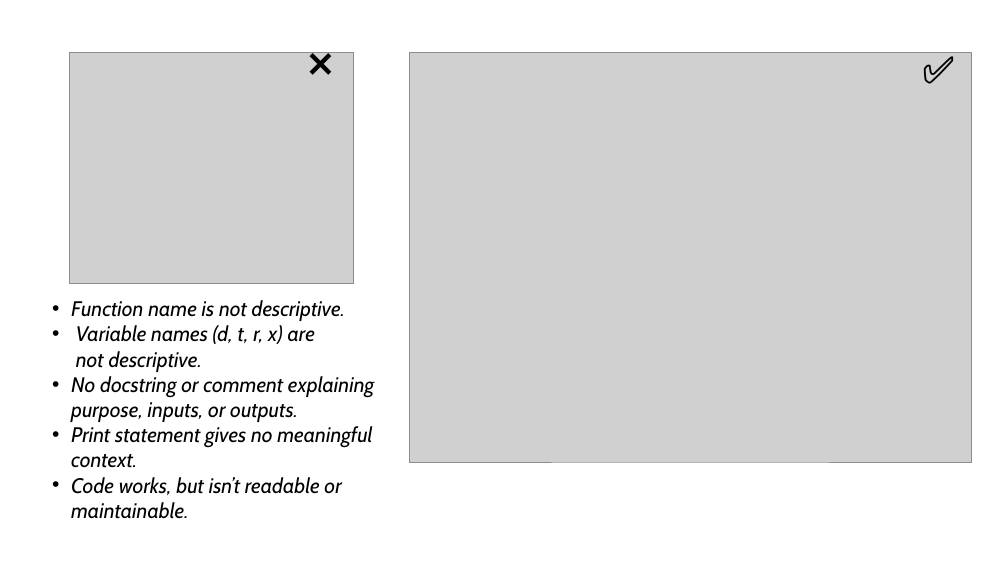
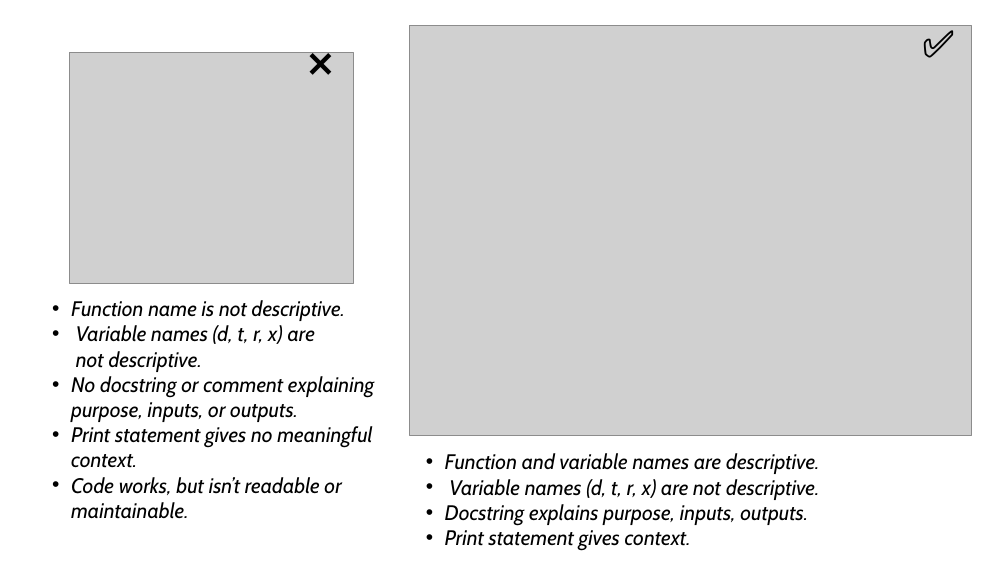
Before and after one commit to engmaths/SEMT10002_2025, a slide deck: slide 14 of Week_9_Consolidation_2_and_readability/Seminar_5_style/seminar_style.pptx. Drawn at 1008x567 pixels with LibreOffice and Linux fonts; fonts in the diff are those of the drawing; grey boxes stand for pictures. Boxes give left, top, right and bottom in pixels: in the first picture for what was removed or moved away, otherwise in the second. Text is boxed around its words. In the diff, an @@ line names an element or a change of style, - is before the commit and + after.

```diff
--- a/Week_9_Consolidation_2_and_readability/Seminar_5_style/seminar_style.pptx
+++ b/Week_9_Consolidation_2_and_readability/Seminar_5_style/seminar_style.pptx
@@ picture: place and size @@
-picture at bbox=[410, 52, 972, 462]
+picture at bbox=[410, 26, 972, 436]
@@ text "✅": place and size @@
-text "✅" at bbox=[915, 42, 991, 96]
+text "✅" at bbox=[915, 16, 991, 70]
@@ text added at bbox=[445, 453, 819, 551], 20 pt, text #000000, italic @@
+• Function and variable names are descriptive.
+• Variable names (d, t, r, x) are not descriptive.
+• Docstring explains purpose, inputs, outputs.
+• Print statement gives context.
```
Also in this commit, not shown: 3 other slides changed.
